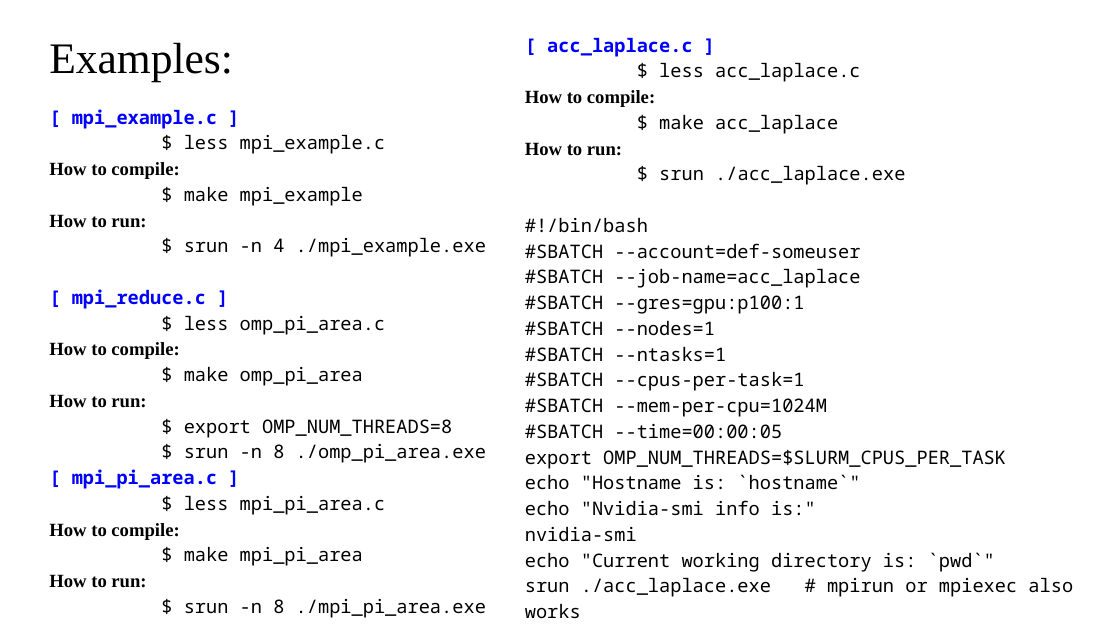
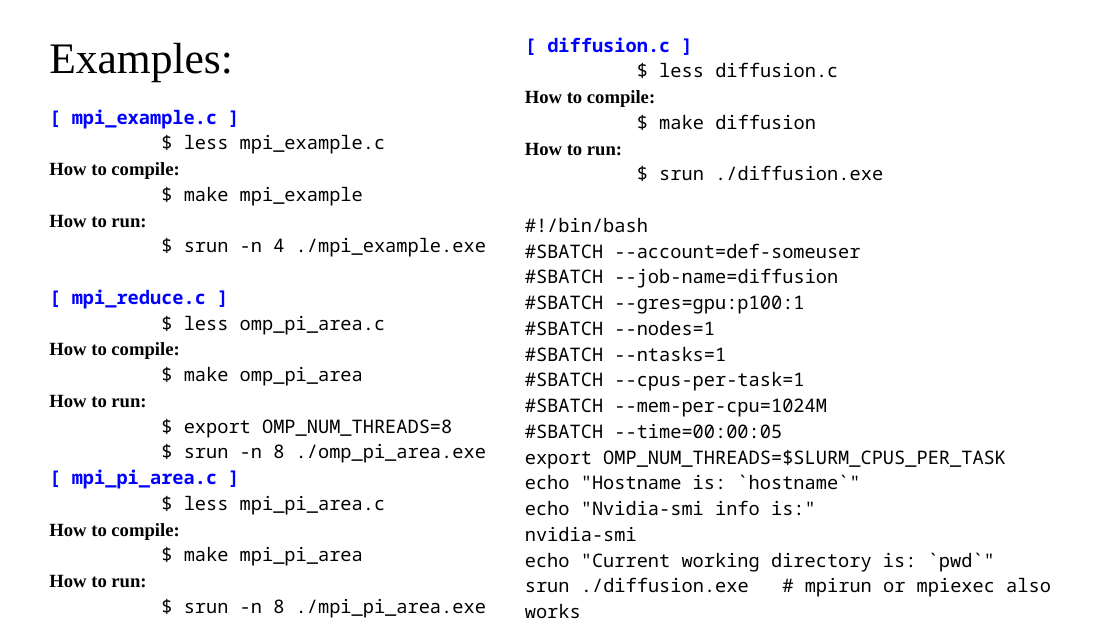
Before and after one commit to shodor-education/petascale-semester-curriculum, a slide deck: slide 11 of units/3/lessons/6/resources/petascale-lesson-3.6-slides.pptx. Drawn at 1120x630 pixels with LibreOffice and Linux fonts; fonts in the diff are those of the drawing. Boxes give left, top, right and bottom in pixels: in the first picture for what was removed or moved away, otherwise in the second. Text is boxed around its words. In the diff, an @@ line names an element or a change of style, - is before the commit and + after.

```diff
--- a/units/3/lessons/6/resources/petascale-lesson-3.6-slides.pptx
+++ b/units/3/lessons/6/resources/petascale-lesson-3.6-slides.pptx
@@ text at (547, 37, 838, 78): text changed @@
-[ acc_laplace.c ]
-$ less acc_laplace.c
+[ diffusion.c ]
+$ less diffusion.c
@@ text at (659, 114, 816, 130): text changed @@
-$ make acc_laplace
+$ make diffusion
@@ text at (659, 165, 883, 181): text changed @@
-$ srun ./acc_laplace.exe
+$ srun ./diffusion.exe
@@ text at (525, 268, 838, 288): text changed @@
-#SBATCH --job-name=acc_laplace
+#SBATCH --job-name=diffusion
@@ text at (525, 577, 1051, 618): text changed @@
-srun ./acc_laplace.exe # mpirun or mpiexec also works
+srun ./diffusion.exe # mpirun or mpiexec also works
```
Also in this commit, not shown: 2 other slides changed, 6 other files.
